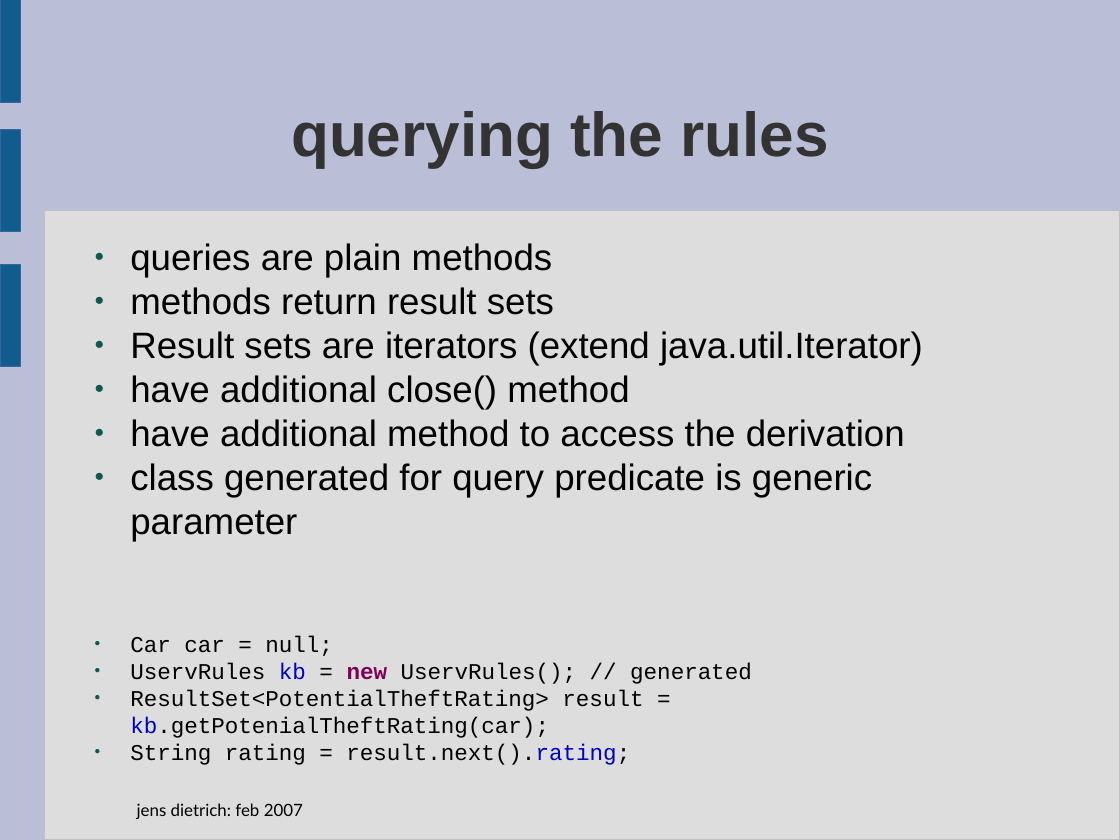
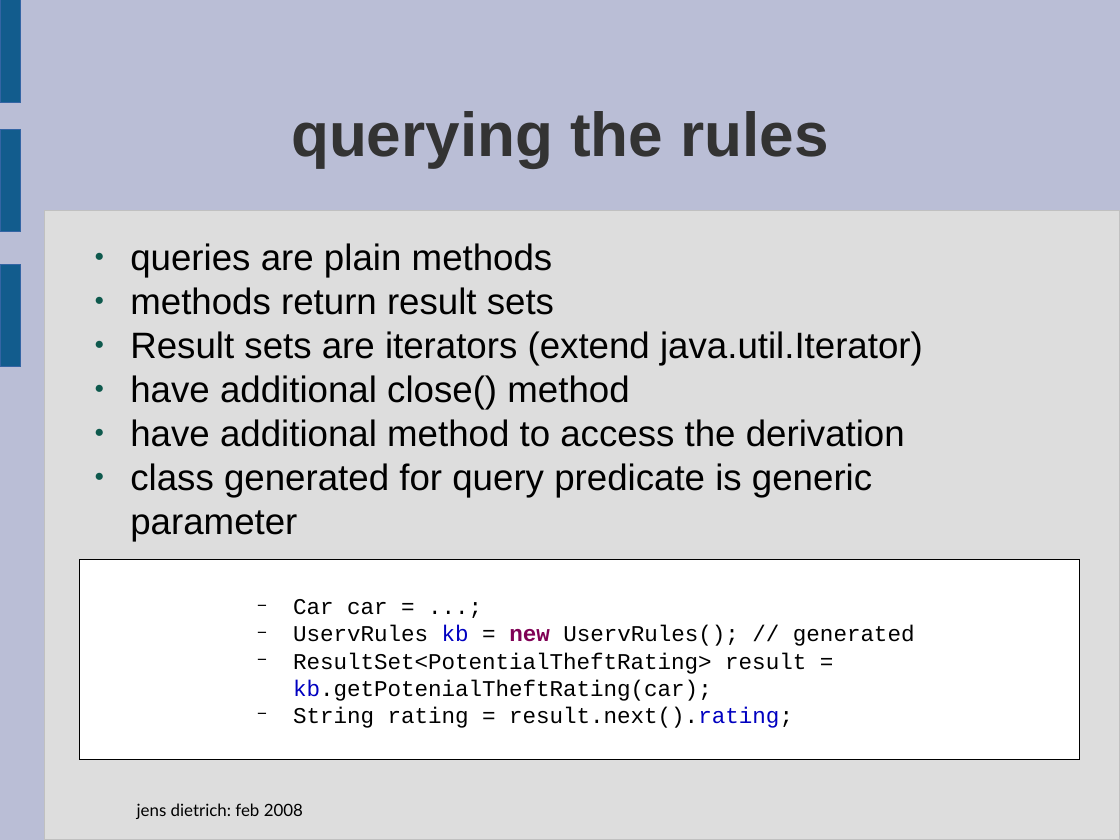
Before and after one commit to Koulio/take, a slide deck: slide 16 of take/docs/presentation-feb-08.odp (slide 15 before the commit). Drawn at 1120x840 pixels with LibreOffice and Linux fonts; fonts in the diff are those of the drawing; background and template pictures are left out. Boxes give left, top, right and bottom in pixels: in the first picture for what was removed or moved away, otherwise in the second. Text is boxed around its words. In the diff, an @@ line names an element or a change of style, - is before the commit and + after.

```diff
--- a/take/docs/presentation-feb-08.odp
+++ b/take/docs/presentation-feb-08.odp
@@ rectangle added at (80, 560, 1080, 760), fill #FFFFFF, outline #000000 0 pt, 16 pt, text #000000 @@
+  − Car car = ...;
+  − UservRules kb = new UservRules(); // generated
+  − ResultSet<PotentialTheftRating> result = kb.getPotenialTheftRating(car);
+  − String rating = result.next().rating;
@@ text at (130, 635, 752, 765): paragraphs removed @@
-● Car car = null;
-● UservRules kb = new UservRules(); // generated
-● ResultSet<PotentialTheftRating> result = kb.getPotenialTheftRating(car);
-● String rating = result.next().rating;
@@ text at (137, 803, 303, 819): text changed @@
-jens dietrich: feb 2007
+jens dietrich: feb 2008
```
Also in this commit, not shown: 16 other slides changed, 3 slides added.
